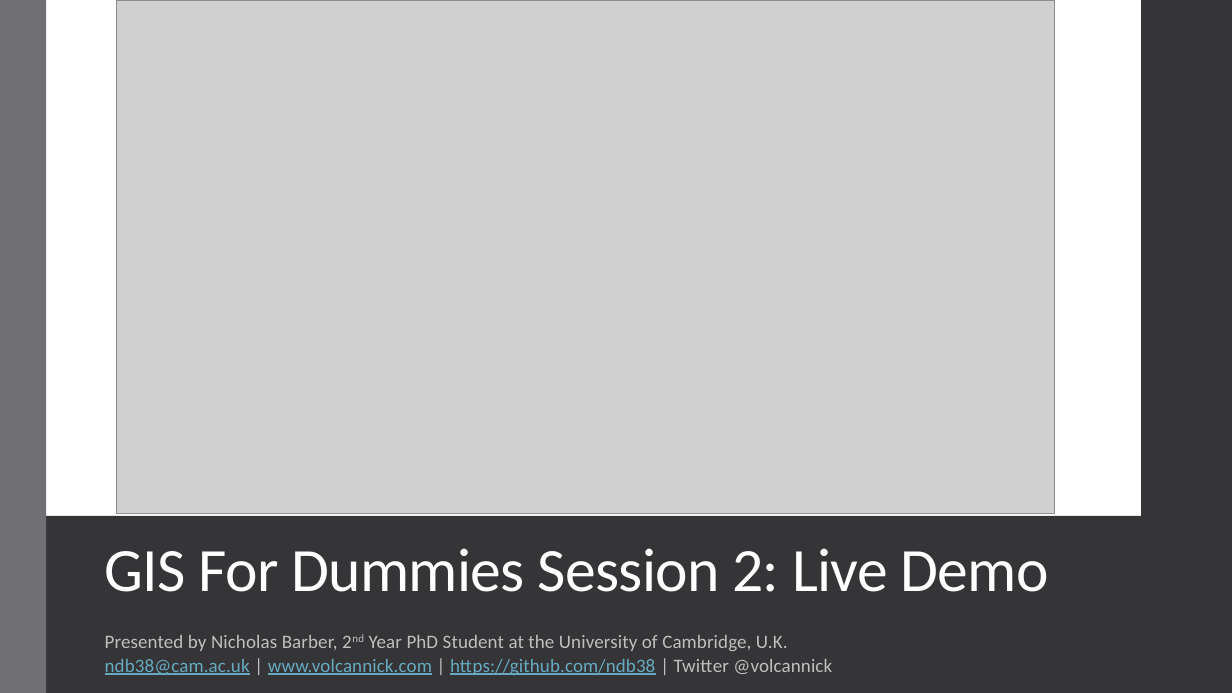
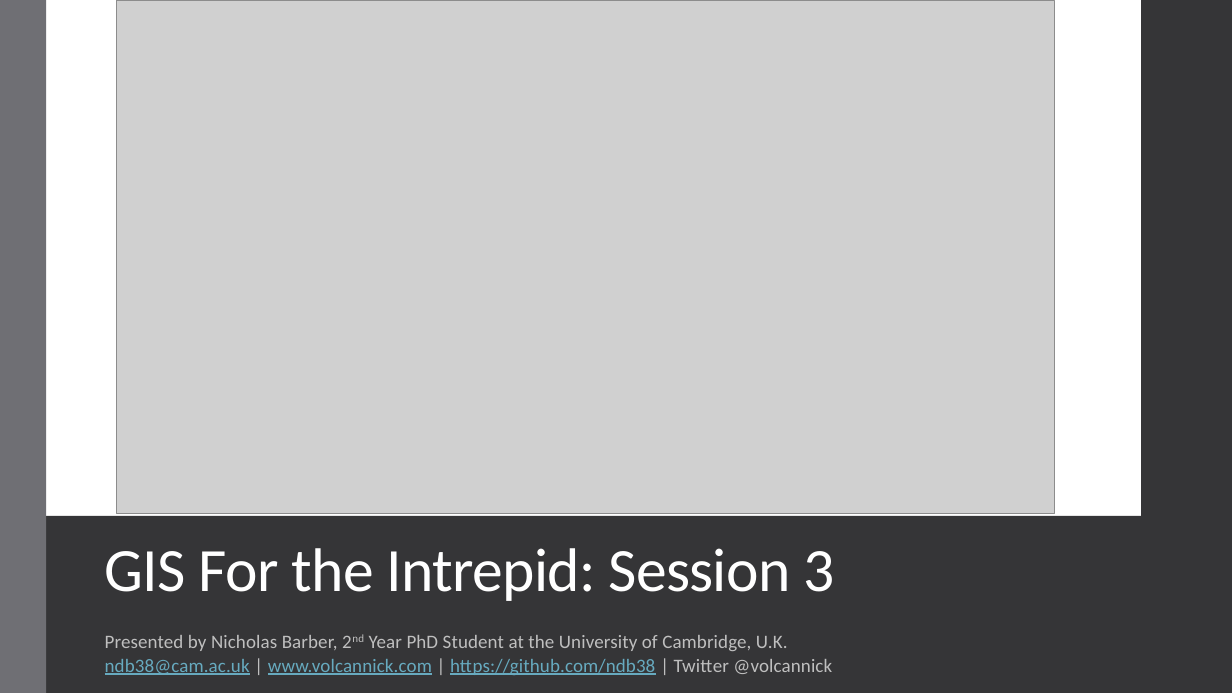
Before and after one commit to ndb38/gis-for-geoscientists, a slide deck: slide 1 of lectures/Session 3/Session3_Lecture.pptx. Drawn at 1232x693 pixels with LibreOffice and Linux fonts; fonts in the diff are those of the drawing; grey boxes stand for pictures. Boxes give left, top, right and bottom in pixels: in the first picture for what was removed or moved away, otherwise in the second. Text is boxed around its words. In the diff, an @@ line names an element or a change of style, - is before the commit and + after.

```diff
--- a/lectures/Session 3/Session3_Lecture.pptx
+++ b/lectures/Session 3/Session3_Lecture.pptx
@@ title at (105,548,834,601): text changed @@
-GIS For Dummies Session 2: Live Demo
+GIS For the Intrepid: Session 3
```
Also in this commit, not shown: 2 other slides changed, 1 other file.
